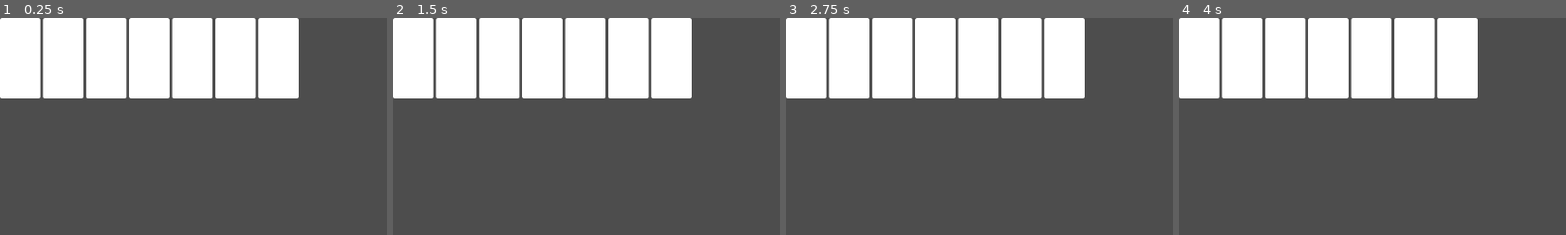
Above: before the commit, frames 1-4 (left to right).
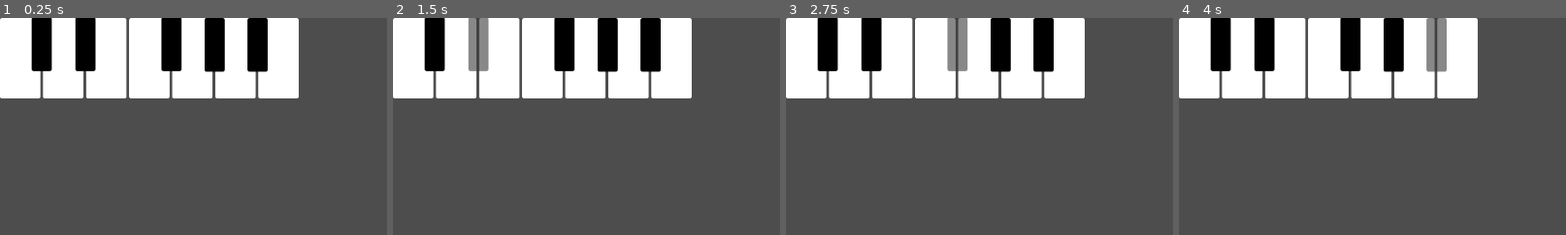
Above: after the commit, the same moments.

Repository: Askada21/Godot_Piano_Assignment-
Game: Godot game, scene res://piano.tscn
The game is run twice, just before and just after one commit, with the same random seed, the same clock (stepped at 60 frames per second) and the same inputs. Before the commit the project has no main scene; this scene is started directly in both runs.
Inputs (mouse positions are % of the whole screen's width and height, from its top left):
- Up to frame 1 (0.25 s): no input
- Up to frame 2 (1.5 s): click (5, 6) at 0.52 s; click (11, 6) at 1.27 s
- Up to frame 3 (2.75 s): click (22, 6) at 2.02 s
- Up to frame 4 (4 s): click (28, 6) at 2.77 s; click (33, 6) at 3.52 s
The pictures show only the part of the screen within x 0-50%, y 0-50%; the shares and areas given below are measured in that part.

The runs differ from the first frame. In frame 1, 6.7% of the frame differs, in the area x 8-70%, y 0-25%; in frame 2, 6.5%; in frame 3, 6.5%; in frame 4, 6.6%.

Commit message:
Added black keys

Diff:
--- a/piano.tscn
+++ b/piano.tscn
@@ -6,6 +6,18 @@
 content_margin_right = 4.0
 content_margin_bottom = 4.0
 bg_color = Color(1, 1, 1, 1)
+corner_radius_top_left = 3
+corner_radius_top_right = 3
+corner_radius_bottom_right = 3
+corner_radius_bottom_left = 3
+corner_detail = 5
+
+[sub_resource type="StyleBoxFlat" id="StyleBoxFlat_onqjq"]
+content_margin_left = 4.0
+content_margin_top = 4.0
+content_margin_right = 4.0
+content_margin_bottom = 4.0
+bg_color = Color(0, 0, 0, 1)
 corner_radius_top_left = 3
 corner_radius_top_right = 3
 corner_radius_bottom_right = 3
@@ -59,3 +71,46 @@
 custom_minimum_size = Vector2(60, 120)
 layout_mode = 2
 theme_override_styles/normal = SubResource("StyleBoxFlat_a3umd")
+
+[node name="BlackKeys" type="Control" parent="Keyboard" unique_id=1096701713]
+anchors_preset = 0
+offset_right = 40.0
+offset_bottom = 40.0
+
+[node name="Cs" type="Button" parent="Keyboard/BlackKeys" unique_id=2010356976]
+layout_mode = 0
+offset_left = 47.0
+offset_top = -1.0
+offset_right = 77.0
+offset_bottom = 79.0
+theme_override_styles/normal = SubResource("StyleBoxFlat_onqjq")
+
+[node name="Ds" type="Button" parent="Keyboard/BlackKeys" unique_id=1379020272]
+layout_mode = 0
+offset_left = 112.0
+offset_top = -1.0
+offset_right = 142.0
+offset_bottom = 79.0
+theme_override_styles/normal = SubResource("StyleBoxFlat_onqjq")
+
+[node name="Fs" type="Button" parent="Keyboard/BlackKeys" unique_id=1616442942]
+layout_mode = 0
+offset_left = 240.0
+offset_top = -1.0
+offset_right = 270.0
+offset_bottom = 79.0
+theme_override_styles/normal = SubResource("StyleBoxFlat_onqjq")
+
+[node name="Gs" type="Button" parent="Keyboard/BlackKeys" unique_id=813438746]
+layout_mode = 0
+offset_left = 304.0
+offset_right = 334.0
+offset_bottom = 80.0
+theme_override_styles/normal = SubResource("StyleBoxFlat_onqjq")
+
+[node name="As" type="Button" parent="Keyboard/BlackKeys" unique_id=244649240]
+layout_mode = 0
+offset_left = 368.0
+offset_right = 398.0
+offset_bottom = 80.0
+theme_override_styles/normal = SubResource("StyleBoxFlat_onqjq")
--- a/project.godot
+++ b/project.godot
@@ -11,6 +11,7 @@
 [application]
 
 config/name="piano_assignment"
+run/main_scene="uid://cr47k6balxymh"
 config/features=PackedStringArray("4.6", "Forward Plus")
 config/icon="res://icon.svg"
 
